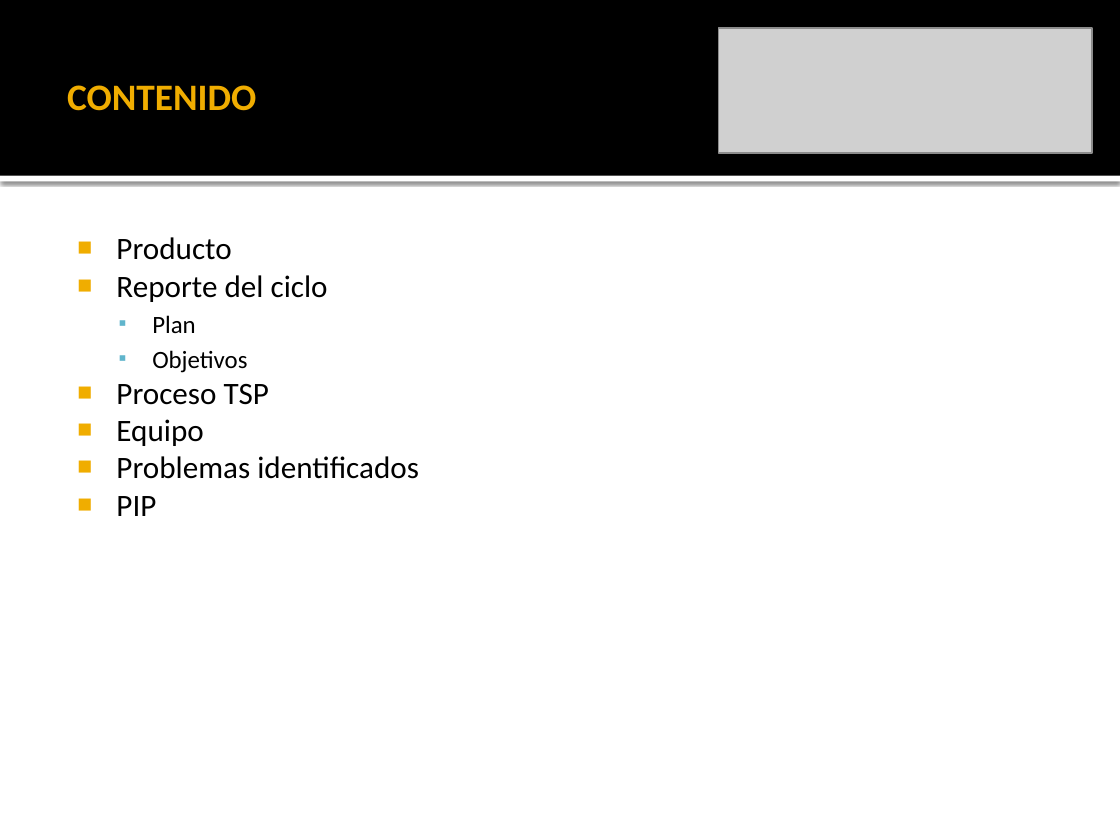
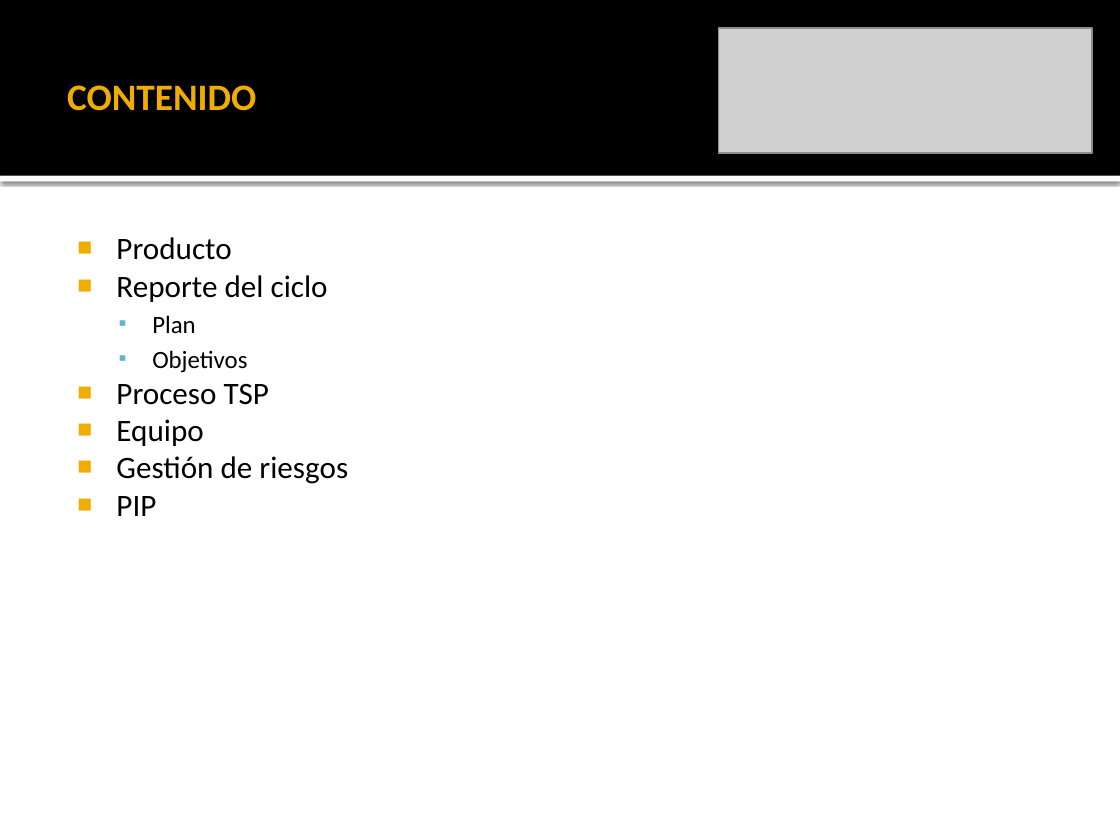
Before and after one commit to leseroth/ingenium-managment, a slide deck: slide 2 of CSOF5104 Mejoramiento de Procesos de Software/0806PostmortemProyectoECOS.pptx. Drawn at 1120x840 pixels with LibreOffice and Linux fonts; fonts in the diff are those of the drawing; grey boxes stand for pictures. Boxes give left, top, right and bottom in pixels: in the first picture for what was removed or moved away, otherwise in the second. Text is boxed around its words. In the diff, an @@ line names an element or a change of style, - is before the commit and + after.

```diff
--- a/CSOF5104 Mejoramiento de Procesos de Software/0806PostmortemProyectoECOS.pptx
+++ b/CSOF5104 Mejoramiento de Procesos de Software/0806PostmortemProyectoECOS.pptx
@@ text at bbox=[116, 456, 348, 484]: text changed @@
-■ Problemas identificados
+■ Gestión de riesgos
```
Also in this commit, not shown: 1 other slide changed, 1 other file.
